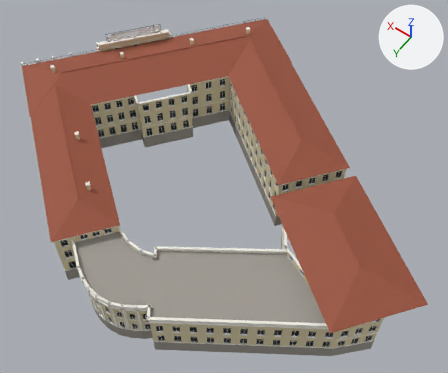
Before and after pictures for a commit that changed the Blender file models/hotel_sevastopol/hotel_sevastopol.blend.
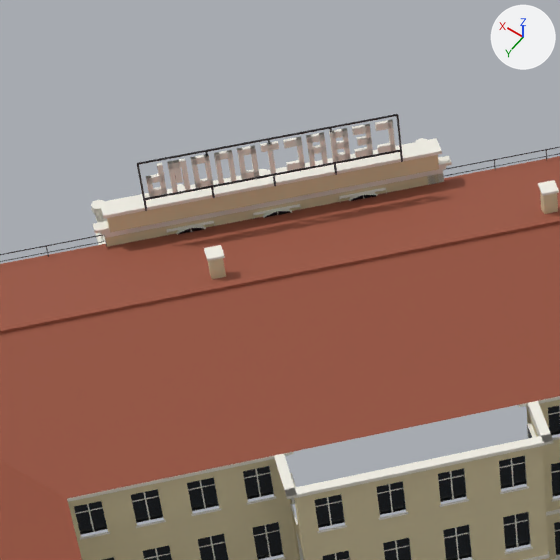
There are two pictures of each version: one whole from a 50 mm lens placed at (-98.0, 94.6, 118.5), pointed at (-45.8, 21.5, 3.6), one close up on the part from 17% to 43% of the width and 0% to 32% of the height. The lights are fixed; the arrows at upper right show +X, +Y and +Z. The first two pictures are the older version.

Before the edit, the objects in view are built like this:
```python
me_hotel_sevastopol_roof = bpy.data.meshes.new('hotel_sevastopol_roof')
me_hotel_sevastopol_roof.from_pydata(...)  # 146 vertices, 38 faces; spans x -97.5..14.0, y -26.4..59.4, z 13.2..16.7
me_hotel_sevastopol_roof.materials.append(mat_roof)  # brown #9a533d
# before: 0 (14.0, 25.9, 13.2), 1 (-26.0, -26.4, 13.2), 2 (-27.8, -13.2, 16.6), 3 (0.8, 24.1, 16.6), 4 (-41.0, -14.9, 13.2)
# before: 5 (-1.0, 37.4, 13.2), 6 (0.8, 24.1, 16.6), 7 (-27.8, -13.2, 16.6), 8 (-1.0, 37.4, 13.2), 9 (14.0, 25.9, 13.2)
# before: 10 (0.8, 24.1, 16.6)
me_hotel_sevastopol_stone = bpy.data.meshes.new('hotel_sevastopol_stone')
me_hotel_sevastopol_stone.from_pydata(...)  # 1653 vertices, 410 faces; spans x -92.0..15.7, y -25.6..62.3, z -3.0..10.4
me_hotel_sevastopol_stone.materials.append(mat_stone)  # grey #9f9a93
me_hotel_sevastopol_trim = bpy.data.meshes.new('hotel_sevastopol_trim')
me_hotel_sevastopol_trim.from_pydata(...)  # 32814 vertices, 8889 faces; spans x -97.5..16.3, y -26.4..62.8, z 0.5..18.7
me_hotel_sevastopol_trim.materials.append(mat_trim)  # white #f0eee4
me_hotel_sevastopol_wall = bpy.data.meshes.new('hotel_sevastopol_wall')
me_hotel_sevastopol_wall.from_pydata(...)  # 3564 vertices, 890 faces; spans x -91.9..15.6, y -25.6..62.2, z -3.0..17.4
me_hotel_sevastopol_wall.materials.append(mat_wall)  # beige #e1d5af
ob_hotel_sevastopol_roof = bpy.data.objects.new('hotel_sevastopol_roof', me_hotel_sevastopol_roof)
ob_hotel_sevastopol_roof.location = (0.0, 0.0, 0.0)
ob_hotel_sevastopol_stone = bpy.data.objects.new('hotel_sevastopol_stone', me_hotel_sevastopol_stone)
ob_hotel_sevastopol_stone.location = (0.0, 0.0, 0.0)
ob_hotel_sevastopol_trim = bpy.data.objects.new('hotel_sevastopol_trim', me_hotel_sevastopol_trim)
ob_hotel_sevastopol_trim.location = (0.0, 0.0, 0.0)
ob_hotel_sevastopol_wall = bpy.data.objects.new('hotel_sevastopol_wall', me_hotel_sevastopol_wall)
ob_hotel_sevastopol_wall.location = (0.0, 0.0, 0.0)
# also in view: 'hotel_sevastopol_metal' at (-6.2, -0.1, 16.1); 'hotel_sevastopol_glass' at (-39.5, 18.6, 7.3)
```
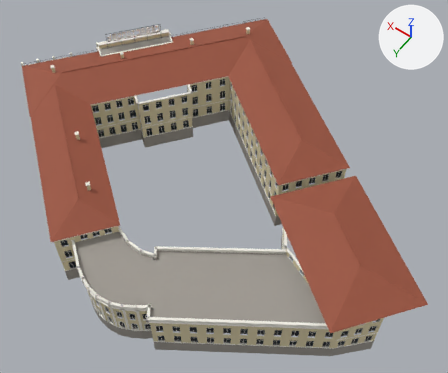
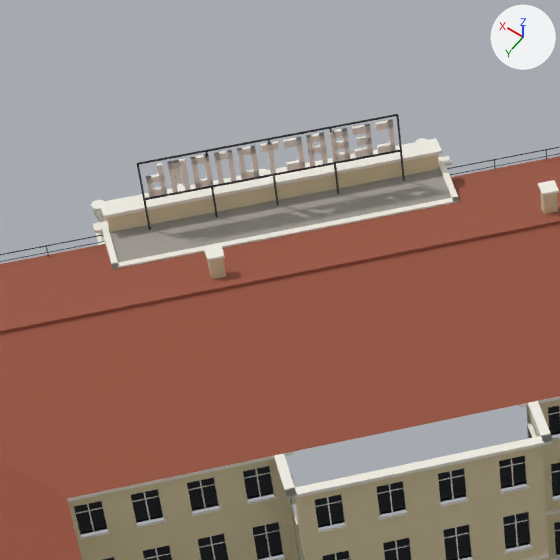
Changed parts and their boxes [x1, y1, x2, y2] in the close-ups (560 x 560 px; the box of a moved part takes in the faces that stretch with it):
'hotel_sevastopol_stone', reshaped (not visible before): after [108, 168, 451, 262]
part 2 of me_hotel_sevastopol_trim, added: after [113, 200, 460, 269]
part 3 of me_hotel_sevastopol_trim, added: after [112, 197, 459, 267]
part 4 of me_hotel_sevastopol_trim, built on: after [101, 147, 458, 269]
part 5 of me_hotel_sevastopol_roof, moved or reshaped: [103, 176, 463, 272] in both

The change in detail:
me_hotel_sevastopol_stone is used by ob_hotel_sevastopol_stone; location (0.0, 0.0, 0.0).
Verts and faces of me_hotel_sevastopol_stone; kept vertices keep their numbers, new ones are numbered from 1653.
me_hotel_sevastopol_stone had 1653 vertices, 410 faces and spanned x -92.0..15.7, y -25.6..62.3, z -3.0..10.4.
me_hotel_sevastopol_stone now has 1673 vertices, 415 faces and spans x -92.0..15.7, y -25.6..62.3, z -3.0..14.6.
Part 1, on me_hotel_sevastopol_stone:
New vertex 1653 is at (1.6, 10.6, 14.4).
New vertex 1654 is at (-9.8, -4.3, 14.4).
New vertex 1655 is at (-1.0, 12.6, 14.4).
New vertex 1656 is at (-12.5, -2.3, 14.4).
New vertex 1657 is at (-1.0, 12.6, 14.4).
New vertex 1658 is at (1.6, 10.6, 14.4).
New vertex 1659 is at (-12.5, -2.3, 14.4).
New vertex 1660 is at (-9.8, -4.3, 14.4).
New vertices 1661 to 1668 stand at vertices 1653 to 1660, in that order, plus (0.0, 0.0, 0.2).
New vertex 1669 is at (-1.0, 12.6, 14.6).
New vertex 1670 is at (-12.5, -2.3, 14.6), pixel (457, 201).
New vertex 1671 is at (-9.8, -4.3, 14.6).
New vertex 1672 is at (1.6, 10.6, 14.6).
New faces: (1653, 1661, 1662, 1654), (1655, 1656, 1664, 1663), (1657, 1665, 1666, 1658), (1659, 1660, 1668, 1667), (1669, 1670, 1671, 1672).
me_hotel_sevastopol_trim is used by ob_hotel_sevastopol_trim; location (0.0, 0.0, 0.0).
me_hotel_sevastopol_trim had 32814 vertices, 8889 faces and spanned x -97.5..16.3, y -26.4..62.8, z 0.5..18.7.
me_hotel_sevastopol_trim now has 32878 vertices, 8904 faces and spans x -97.5..16.3, y -26.4..62.8, z 0.5..18.7.
me_hotel_sevastopol_trim part 2: the loose piece of 4 vertices spanning x -9.8..1.7, y -4.4..10.6, z 14.0..14.2 is copied, and the copy is moved by (-2.8, 2.1, 0.5); it spans x -12.6..-1.0, y -2.3..12.8, z 14.4..14.8.
me_hotel_sevastopol_trim part 3: the loose piece of 4 vertices spanning x -9.9..2.0, y -4.7..10.7, z 14.4 is copied, and the copy is moved by (-2.7, 2.1, 0.3); it spans x -12.6..-0.8, y -2.5..12.8, z 14.8.
me_hotel_sevastopol_trim part 4: 2 vertices moved within x -6.8, y 1.0, z 16.8; 44 vertices added at x -12.6..2.1, y -4.7..12.8, z 13.2..14.8.
Other edits to the shape of me_hotel_sevastopol_trim do not show in these pictures.
me_hotel_sevastopol_roof is used by ob_hotel_sevastopol_roof; location (0.0, 0.0, 0.0).
Verts and faces of me_hotel_sevastopol_roof; kept vertices keep their numbers, new ones are numbered from 146.
me_hotel_sevastopol_roof had 146 vertices, 38 faces and spanned x -97.5..14.0, y -26.4..59.4, z 13.2..16.7.
me_hotel_sevastopol_roof now has 150 vertices, 38 faces and spans x -97.5..14.0, y -26.4..59.4, z 13.2..16.7.
Part 5, on me_hotel_sevastopol_roof:
Faces deleted: (0, 3, 2, 1), (4, 7, 6, 5), (8, 10, 9).
New vertex 146 is at (2.1, 10.3, 13.2).
New vertex 147 is at (-1.0, 12.6, 14.6).
New vertex 148 is at (-12.5, -2.3, 14.6).
New vertex 149 is at (-9.4, -4.7, 13.2).
New faces: (0, 3, 2, 1, 149, 148, 147, 146), (4, 7, 10, 5), (6, 9, 8).
Other edits to the shape of me_hotel_sevastopol_roof do not show in these pictures.
